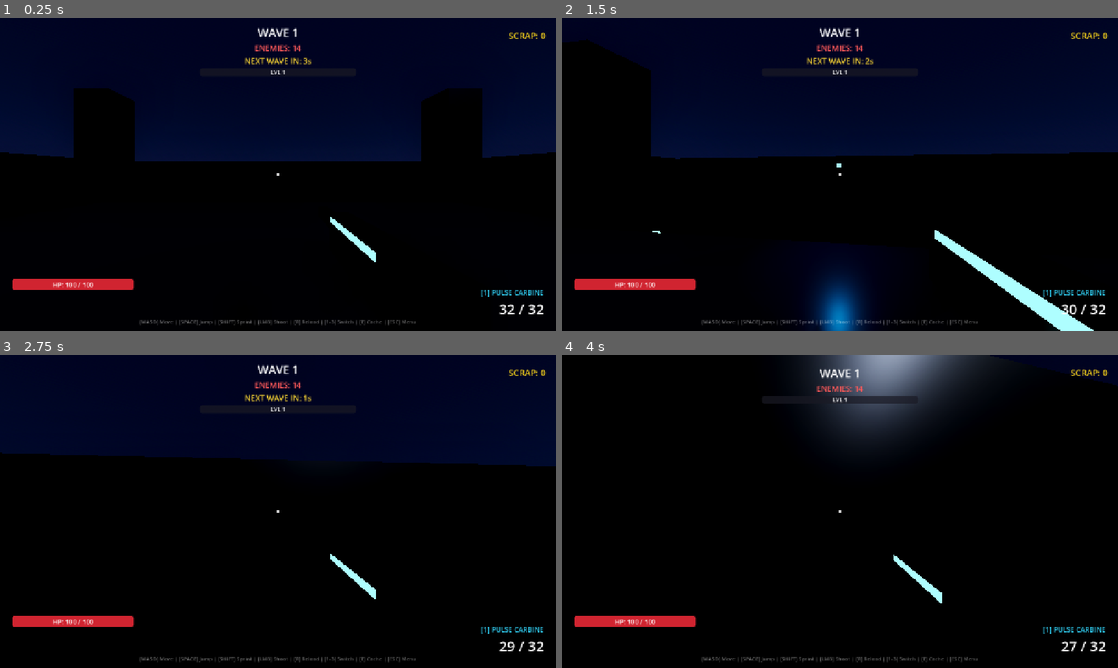
Above: before the commit, frames 1-4 (two rows, left to right).
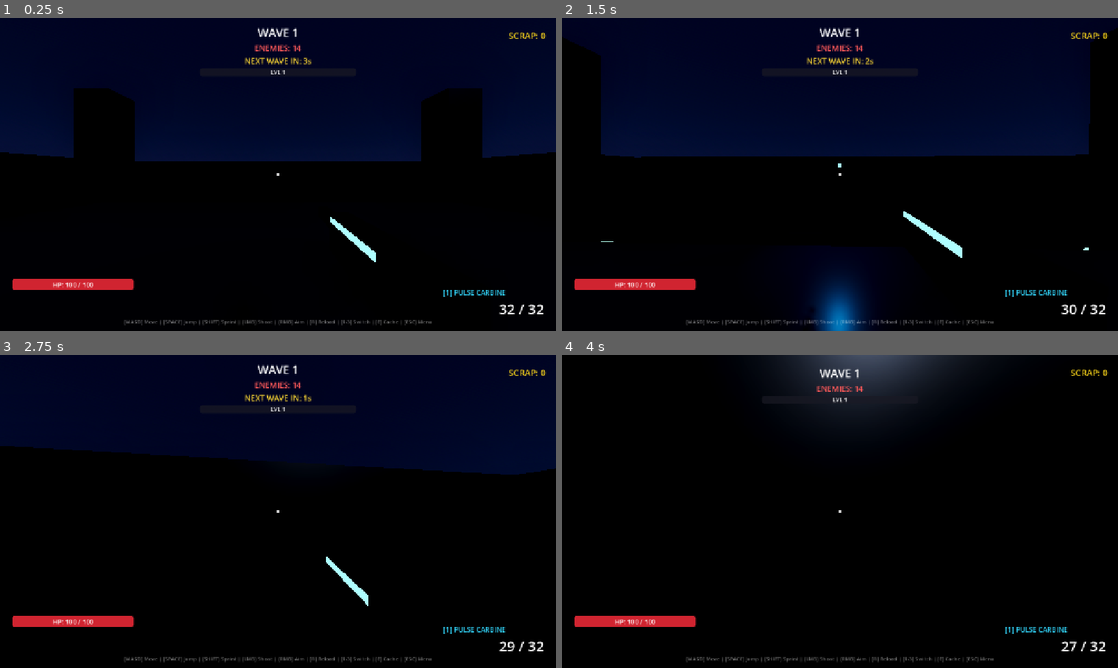
Above: after the commit, the same moments.

Repository: YuriSekaii/CyberHorde-FPS-Roguelike
Game: Godot game, scene res://scenes/main.tscn
Two runs of this game, one before a commit and one after it. Both use one fixed random seed, a clock stepped at 60 frames per second and the inputs below.
Inputs (mouse positions are in pixels of both pictures, inside the frame that each line leads up to):
- Up to frame 1 (0.25 s): no input
- Up to frame 2 (1.5 s): tap Enter at 0.5 s; move the mouse to (867, 174) at 0.52 s; hold Right mouse button (aim) 0.53-1.28 s; hold W (move_forward) from 0.53 s (still down); click (867, 174) at 0.67 s; tap Space (jump) at 0.77 s; tap E (interact) at 0.8, 1.35 s; move the mouse to (812, 174) at 1.27 s; click (812, 174) at 1.42 s
- Up to frame 3 (2.75 s): keep holding W (move_forward); tap Space (jump) at 1.52 s; tap Shift (sprint) at 1.55 s; move the mouse to (289, 505) at 2.02 s; hold Shift (sprint) from 2.03 s (still down); click (289, 505) at 2.17 s; tap F at 2.3 s
- Up to frame 4 (4 s): keep holding W (move_forward); move the mouse to (834, 517) at 2.77 s; release Shift (sprint) at 2.78 s; tap F at 2.85 s; click (834, 517) at 2.92 s; tap Space (jump) at 3.02, 3.77 s; right-click (834, 517) at 3.05 s; move the mouse to (878, 514) at 3.52 s; hold Right mouse button (aim) from 3.53 s (still down); click (878, 514) at 3.67 s; tap E (interact) at 3.8 s

The runs differ from the first frame. In frame 1, 0.6% of the frame differs, in the area x 22-98%, y 86-99%; in frame 2, 7.0%, in the area x 0-100%, y 3-100%; in frame 3, 2.3%; in frame 4, 5.3%.

Commit message:
Fix gun look, input bindings, ADS aiming, weapon sway and mouse capture

Diff:
--- a/scenes/ui/game_over.tscn
+++ b/scenes/ui/game_over.tscn
@@ -16,6 +16,7 @@
 
 [node name="GameOver" type="CanvasLayer"]
 process_mode = 3
+visible = false
 layer = 10
 script = ExtResource("1_gover")
 
--- a/scenes/ui/hud.tscn
+++ b/scenes/ui/hud.tscn
@@ -171,6 +171,7 @@
 offset_right = 180.0
 offset_bottom = 120.0
 grow_horizontal = 2
+mouse_filter = 2
 alignment = 1
 
 [node name="WaveLabel" type="Label" parent="TopCenter"]
@@ -223,6 +224,7 @@
 offset_right = -24.0
 offset_bottom = 60.0
 grow_horizontal = 0
+mouse_filter = 2
 alignment = 2
 
 [node name="ScrapLabel" type="Label" parent="TopRight"]
@@ -230,6 +232,7 @@
 theme_override_colors/font_color = Color(1, 0.85, 0.1, 1)
 theme_override_font_sizes/font_size = 20
 text = "SCRAP: 0"
+mouse_filter = 2
 
 [node name="BottomLeft" type="VBoxContainer" parent="."]
 anchors_preset = 2
@@ -240,6 +243,7 @@
 offset_right = 308.0
 offset_bottom = -28.0
 grow_vertical = 0
+mouse_filter = 2
 theme_override_constants/separation = 8
 
 [node name="ShieldBar" type="ProgressBar" parent="BottomLeft"]
@@ -297,6 +301,7 @@
 offset_bottom = -28.0
 grow_horizontal = 0
 grow_vertical = 0
+mouse_filter = 2
 alignment = 2
 
 [node name="WeaponLabel" type="Label" parent="BottomRight"]
@@ -304,10 +309,11 @@
 theme_override_colors/font_color = Color(0.2, 0.85, 1, 1)
 theme_override_font_sizes/font_size = 16
 text = "[1] PULSE CARBINE"
-horizontal_alignment = 2
+mouse_filter = 2
 
 [node name="AmmoContainer" type="HBoxContainer" parent="BottomRight"]
 layout_mode = 2
+mouse_filter = 2
 alignment = 2
 
 [node name="ReloadLabel" type="Label" parent="BottomRight/AmmoContainer"]
@@ -316,11 +322,13 @@
 theme_override_colors/font_color = Color(1, 0.4, 0.4, 1)
 theme_override_font_sizes/font_size = 18
 text = "RELOADING... "
+mouse_filter = 2
 
 [node name="AmmoLabel" type="Label" parent="BottomRight/AmmoContainer"]
 layout_mode = 2
 theme_override_font_sizes/font_size = 32
 text = "32 / 32"
+mouse_filter = 2
 horizontal_alignment = 2
 
 [node name="BottomCenter" type="Label" parent="."]
@@ -337,5 +345,6 @@
 grow_vertical = 0
 theme_override_colors/font_color = Color(1, 1, 1, 0.45)
 theme_override_font_sizes/font_size = 12
-text = "[WASD] Move | [SPACE] Jump | [SHIFT] Sprint | [LMB] Shoot | [R] Reload | [1-3] Switch | [E] Cache | [ESC] Menu"
-horizontal_alignment = 1
+text = "[WASD] Move | [SPACE] Jump | [SHIFT] Sprint | [LMB] Shoot | [RMB] Aim | [R] Reload | [1-3] Switch | [E] Cache | [ESC] Menu"
+mouse_filter = 2
+horizontal_alignment = 1
--- a/scenes/ui/pause_menu.tscn
+++ b/scenes/ui/pause_menu.tscn
@@ -16,6 +16,7 @@
 
 [node name="PauseMenu" type="CanvasLayer"]
 process_mode = 3
+visible = false
 layer = 6
 script = ExtResource("1_pause")
 
--- a/scenes/ui/upgrade_menu.tscn
+++ b/scenes/ui/upgrade_menu.tscn
@@ -16,6 +16,7 @@
 
 [node name="UpgradeMenu" type="CanvasLayer"]
 process_mode = 3
+visible = false
 layer = 5
 script = ExtResource("1_upg")
 
--- a/scripts/autoload/game_manager.gd
+++ b/scripts/autoload/game_manager.gd
@@ -180,23 +180,32 @@
 
 func _ready() -> void:
 	process_mode = Node.PROCESS_MODE_ALWAYS
+	_setup_inputs()
 
 func _process(delta: float) -> void:
 	if state == GameState.PLAYING:
 		run_time += delta
 
 func _setup_inputs() -> void:
-	# Ensure all required FPS and UI keys are bound even if project.godot wasn't edited via UI
+	# Primary bindings
 	_bind_key("move_forward", KEY_W)
 	_bind_key("move_back", KEY_S)
 	_bind_key("move_left", KEY_A)
 	_bind_key("move_right", KEY_D)
+
+	# Secondary arrow key bindings
+	_bind_key("move_forward", KEY_UP)
+	_bind_key("move_back", KEY_DOWN)
+	_bind_key("move_left", KEY_LEFT)
+	_bind_key("move_right", KEY_RIGHT)
+
 	_bind_key("jump", KEY_SPACE)
 	_bind_key("sprint", KEY_SHIFT)
 	_bind_mouse("shoot", MOUSE_BUTTON_LEFT)
 	_bind_mouse("aim", MOUSE_BUTTON_RIGHT)
 	_bind_key("reload", KEY_R)
 	_bind_key("interact", KEY_E)
+	_bind_key("interact", KEY_F)
 	_bind_key("weapon_1", KEY_1)
 	_bind_key("weapon_2", KEY_2)
 	_bind_key("weapon_3", KEY_3)
--- a/scripts/player/player.gd
+++ b/scripts/player/player.gd
@@ -10,7 +10,16 @@
 const SPRINT_MULTIPLIER: float = 1.4
 const JUMP_VELOCITY: float = 6.8
 const GRAVITY: float = 20.0
-const MOUSE_SENSITIVITY: float = 0.0022
+var mouse_sensitivity: float = 0.0022
+
+# Weapon Positioning (Hip vs Aim Down Sights)
+const HIP_POSITION: Vector3 = Vector3(0.24, -0.22, -0.45)
+const ADS_POSITION: Vector3 = Vector3(0.0, -0.16, -0.38)
+var is_aiming: bool = false
+var target_sway_pos: Vector3 = Vector3.ZERO
+var target_sway_rot: Vector3 = Vector3.ZERO
+var weapon_kick_z: float = 0.0
+var weapon_kick_rot_x: float = 0.0
 
 # State
 var current_health: float = 100.0
@@ -70,6 +79,11 @@
 
 	GameManager.stats_updated.connect(_update_stats)
 	muzzle_flash_light.visible = false
+
+func _notification(what: int) -> void:
+	if what == NOTIFICATION_APPLICATION_FOCUS_IN:
+		if GameManager.state == GameManager.GameState.PLAYING:
+			Input.set_mouse_mode(Input.MOUSE_MODE_CAPTURED)
 
 func _setup_weapons() -> void:
 	# Weapon 0: Pulse Rifle
@@ -130,19 +144,31 @@
 	health_changed.emit(current_health, max_health)
 	shield_changed.emit(current_shield, GameManager.shield_max)
 
-func _unhandled_input(event: InputEvent) -> void:
+func _input(event: InputEvent) -> void:
 	if GameManager.state != GameManager.GameState.PLAYING:
 		return
 
+	# Clicking in window recaptures mouse if lost
+	if event is InputEventMouseButton and event.pressed:
+		if Input.get_mouse_mode() != Input.MOUSE_MODE_CAPTURED:
+			Input.set_mouse_mode(Input.MOUSE_MODE_CAPTURED)
+
+	# Mouse look & Weapon sway
 	if event is InputEventMouseMotion:
-		rotate_y(-event.relative.x * MOUSE_SENSITIVITY)
-		head.rotate_x(-event.relative.y * MOUSE_SENSITIVITY)
+		var sens = mouse_sensitivity * (0.65 if is_aiming else 1.0)
+		rotate_y(-event.relative.x * sens)
+		head.rotate_x(-event.relative.y * sens)
 		head.rotation.x = clampf(head.rotation.x, -deg_to_rad(88.0), deg_to_rad(88.0))
 
-		# Weapon sway
-		if weapon_rig:
-			weapon_rig.position.x = lerpf(weapon_rig.position.x, -event.relative.x * 0.0004, 0.2)
-			weapon_rig.position.y = lerpf(weapon_rig.position.y, event.relative.y * 0.0004, 0.2)
+		# Weapon sway (swings opposite to mouse motion with natural inertial lag)
+		var sway_mult = 0.35 if is_aiming else 1.0
+		var sway_x = clampf(-event.relative.x * 0.0006 * sway_mult, -0.035, 0.035)
+		var sway_y = clampf(event.relative.y * 0.0006 * sway_mult, -0.03, 0.03)
+		var sway_rot_z = clampf(-event.relative.x * 0.001 * sway_mult, -0.06, 0.06)
+		var sway_rot_x = clampf(event.relative.y * 0.001 * sway_mult, -0.05, 0.05)
+
+		target_sway_pos = Vector3(sway_x, sway_y, 0.0)
+		target_sway_rot = Vector3(sway_rot_x, 0.0, sway_rot_z)
 
 	# Weapon switching
 	if event.is_action_pressed("weapon_1"):
@@ -246,10 +272,9 @@
 	SoundManager.play(w.sound_name, 0.08)
 	_flash_muzzle()
 
-	# Weapon kick recoil
-	if weapon_rig:
-		weapon_rig.position.z = 0.08
-		weapon_rig.rotation.x = deg_to_rad(4.0)
+	# Weapon kick recoil (pushes gun back along Z and pitches up)
+	weapon_kick_z = 0.055 if not is_aiming else 0.03
+	weapon_kick_rot_x = deg_to_rad(3.5 if not is_aiming else 1.8)
 	shake_intensity = 0.08 if active_weapon_idx != 1 else 0.18
 
 	# Spawn bullets (pellets + multishot)
@@ -261,11 +286,11 @@
 		get_parent().add_child(bullet)
 		bullet.global_position = shoot_origin
 
-		# Direction with spread
+		# Direction with spread (50% spread reduction while aiming)
 		var base_dir = -camera.global_transform.basis.z
-		var spread_angle = w.spread
+		var spread_angle = w.spread * (0.5 if is_aiming else 1.0)
 		if total_projectiles > 1:
-			spread_angle = maxf(spread_angle, 0.05)
+			spread_angle = maxf(spread_angle, 0.04)
 
 		var spread_x = randf_range(-spread_angle, spread_angle)
 		var spread_y = randf_range(-spread_angle, spread_angle)
@@ -347,17 +372,30 @@
 			SoundManager.play("shoot_rifle", 0.3, -4.0)
 
 func _handle_head_bob_and_shake(delta: float) -> void:
-	# Recover weapon rig position
-	if weapon_rig:
-		weapon_rig.position = weapon_rig.position.lerp(Vector3(0.24, -0.22, -0.45), 10.0 * delta)
-		weapon_rig.rotation = weapon_rig.rotation.lerp(Vector3.ZERO, 10.0 * delta)
-
-	# Head bob
+	# ADS Aim Down Sights transition
+	is_aiming = Input.is_action_pressed("aim")
+	var target_fov = 65.0 if is_aiming else 85.0
+	camera.fov = lerpf(camera.fov, target_fov, 14.0 * delta)
+
+	var base_pos = ADS_POSITION if is_aiming else HIP_POSITION
+
+	# Movement & bobbing
 	var is_moving = is_on_floor() and velocity.length_squared() > 1.0
+	var is_sprinting = Input.is_action_pressed("sprint") and is_moving
+
+	var gun_bob = Vector3.ZERO
 	if is_moving:
-		bob_time += delta * (14.0 if Input.is_action_pressed("sprint") else 10.0)
-		camera.position.y = lerpf(camera.position.y, sin(bob_time) * 0.05, 10.0 * delta)
-		camera.position.x = lerpf(camera.position.x, cos(bob_time * 0.5) * 0.03, 10.0 * delta)
+		var speed_factor = 14.0 if is_sprinting else 10.0
+		bob_time += delta * speed_factor
+
+		# Camera bob
+		camera.position.y = lerpf(camera.position.y, sin(bob_time) * 0.04, 10.0 * delta)
+		camera.position.x = lerpf(camera.position.x, cos(bob_time * 0.5) * 0.025, 10.0 * delta)
+
+		# Weapon rhythmic walking bob
+		var bob_scale = 0.3 if is_aiming else (1.4 if is_sprinting else 1.0)
+		gun_bob.x = cos(bob_time * 0.5) * 0.014 * bob_scale
+		gun_bob.y = sin(bob_time) * 0.012 * bob_scale
 	else:
 		bob_time = 0.0
 		camera.position = camera.position.lerp(Vector3.ZERO, 8.0 * delta)
@@ -371,6 +409,19 @@
 		camera.h_offset = 0.0
 		camera.v_offset = 0.0
 
+	# Decay kick & sway
+	weapon_kick_z = lerpf(weapon_kick_z, 0.0, 12.0 * delta)
+	weapon_kick_rot_x = lerpf(weapon_kick_rot_x, 0.0, 12.0 * delta)
+	target_sway_pos = target_sway_pos.lerp(Vector3.ZERO, 8.0 * delta)
+	target_sway_rot = target_sway_rot.lerp(Vector3.ZERO, 8.0 * delta)
+
+	# Smoothly position and rotate weapon rig
+	if weapon_rig:
+		var final_target_pos = base_pos + gun_bob + target_sway_pos + Vector3(0, 0, weapon_kick_z)
+		var final_target_rot = target_sway_rot + Vector3(weapon_kick_rot_x, 0, 0)
+		weapon_rig.position = weapon_rig.position.lerp(final_target_pos, 16.0 * delta)
+		weapon_rig.rotation = weapon_rig.rotation.lerp(final_target_rot, 16.0 * delta)
+
 func take_damage(amount: float) -> void:
 	if is_invulnerable:
 		return
--- a/scripts/ui/pause_menu.gd
+++ b/scripts/ui/pause_menu.gd
@@ -39,7 +39,7 @@
 	sens_label.text = "%.1f" % value
 	var players = get_tree().get_nodes_in_group("player")
 	if players.size() > 0:
-		players[0].set("MOUSE_SENSITIVITY", value * 0.001)
+		players[0].set("mouse_sensitivity", value * 0.001)
 
 func _on_resume_pressed() -> void:
 	resume()
